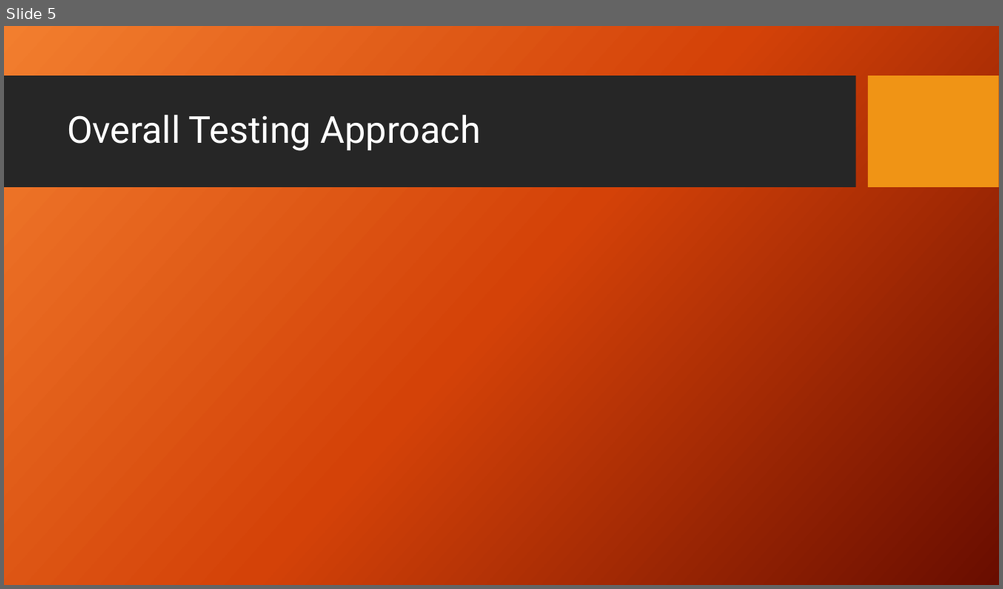
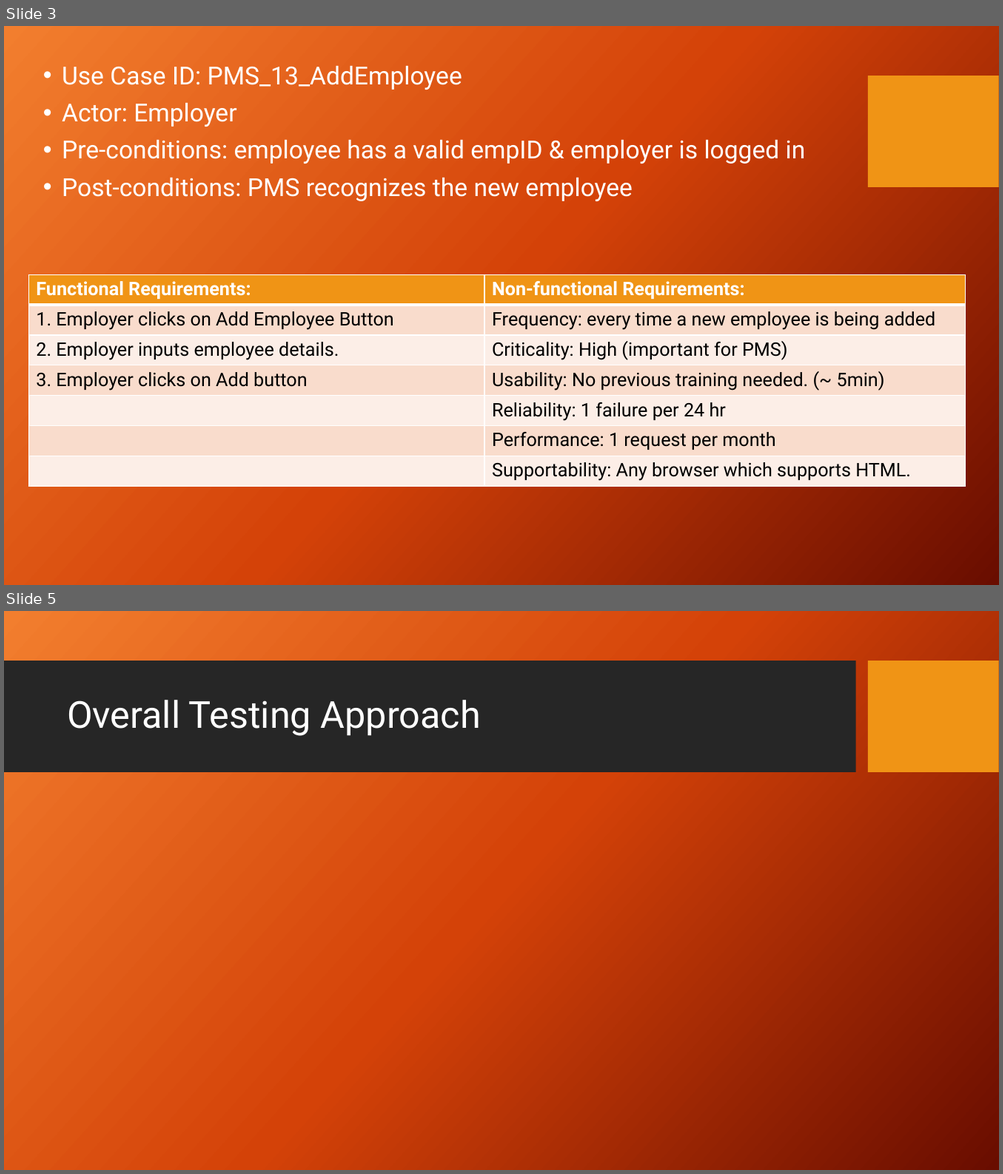
Before and after one commit to zzzzakhar/CEN4072-Team-1, a slide deck: Presentation1.pptx. Shown one above the other, each under a label of ours: slide 5 before the commit, slides 3 and 5 after it; the slides between them are not shown. The pictures are 1003x589 and 1003x1174 pixels, drawn with LibreOffice and Linux fonts; fonts in the diff are those of the drawing; background and template pictures are left out. Boxes give left, top, right and bottom in pixels: in the first picture for what was removed or moved away, otherwise in the second. Text is boxed around its words. In the diff, an @@ line names an element or a change of style, - is before the commit and + after.

```diff
--- a/Presentation1.pptx
+++ b/Presentation1.pptx
@@ slide 3 added at <box>4,26,999,585</box>, background picture (left out); not listed: 1 template element that a slide beside it also shows @@
@@ text added at <box>62,65,805,201</box>, 24 pt, text #FFFFFF @@
+• Use Case ID: PMS_13_AddEmployee
+• Actor: Employer
+• Pre-conditions: employee has a valid empID & employer is logged in
+• Post-conditions: PMS recognizes the new employee
@@ table added at <box>28,275,966,487</box>, 7 rows, 2 columns @@
+Functional Requirements: | Non-functional Requirements:
+1. Employer clicks on Add Employee Button | Frequency: every time a new employee is being added
+2. Employer inputs employee details. | Criticality: High (important for PMS)
+3. Employer clicks on Add button | Usability: No previous training needed. (~ 5min)
+ | Reliability: 1 failure per 24 hr
+ | Performance: 1 request per month
+ | Supportability: Any browser which supports HTML.
```
Also in this commit, not shown: 2 slides changed, 1 other slide added, 2 slides removed.
